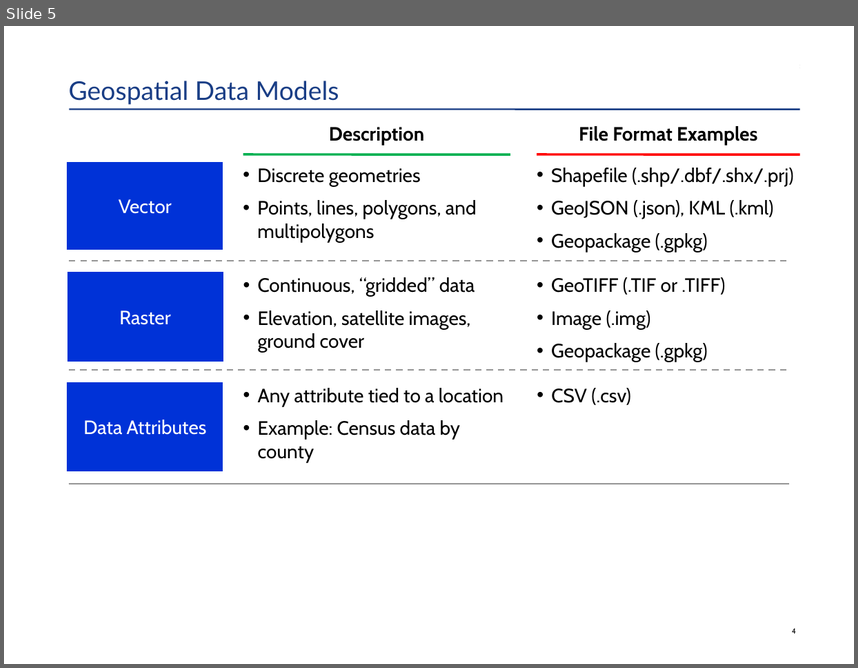
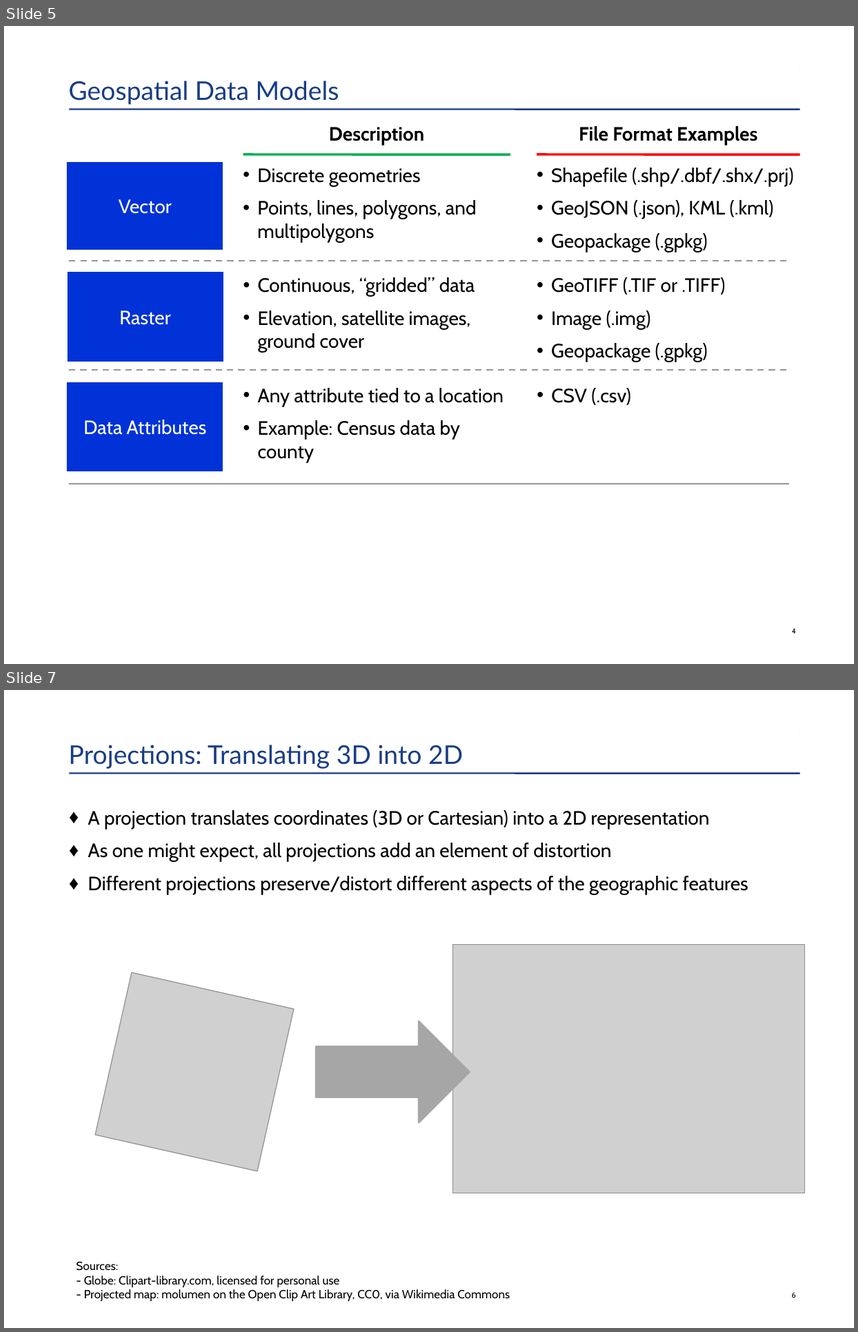
Before and after one commit to HKuz/Geospatial_Overview, a slide deck: BOS-PY_Presentation/OverviewOfUsingGeospatialDataInPython.pptx. Shown one above the other, each under a label of ours: slide 5 before the commit, slides 5 and 7 after it; the slides between them are not shown. The pictures are 858x668 and 858x1332 pixels, drawn with LibreOffice and Linux fonts; fonts in the diff are those of the drawing; grey boxes stand for pictures. Boxes give left, top, right and bottom in pixels: in the first picture for what was removed or moved away, otherwise in the second. Text is boxed around its words. In the diff, an @@ line names an element or a change of style, - is before the commit and + after.

Commit message:
feat: update presentation slides and include images

```diff
--- a/BOS-PY_Presentation/OverviewOfUsingGeospatialDataInPython.pptx
+++ b/BOS-PY_Presentation/OverviewOfUsingGeospatialDataInPython.pptx
@@ slide 7 added at box(4, 690, 854, 1328), background #FFFFFF; not listed: 1 template element that a slide beside it also shows @@
@@ title added at box(69, 690, 800, 769), fill #FFFFFF, 24 pt, text #193D85 @@
+Projections: Translating 3D into 2D
@@ text added at box(88, 810, 749, 895), 18 pt, text #000000 @@
+    ♦ A projection translates coordinates (3D or Cartesian) into a 2D representation
+    ♦ As one might expect, all projections add an element of distortion
+    ♦ Different projections preserve/distort different aspects of the geographic features
@@ picture added at box(453, 944, 804, 1193) @@
@@ picture added at box(95, 972, 294, 1171) @@
@@ right arrow added at box(316, 1021, 470, 1122), fill #A6A6A6, outline #A6A6A6 1.5 pt @@
@@ text added at box(76, 1261, 510, 1301), 11 pt, text #000000 @@
+Sources:
+- Globe: Clipart-library.com, licensed for personal use
+- Projected map: molumen on the Open Clip Art Library, CC0, via Wikimedia Commons
@@ page number added at box(792, 1292, 796, 1297), 7 pt, text #000000 @@
+6
```
Also in this commit, not shown: 3 slides changed, 1 other slide added, 8 slides removed, 6 other files.
